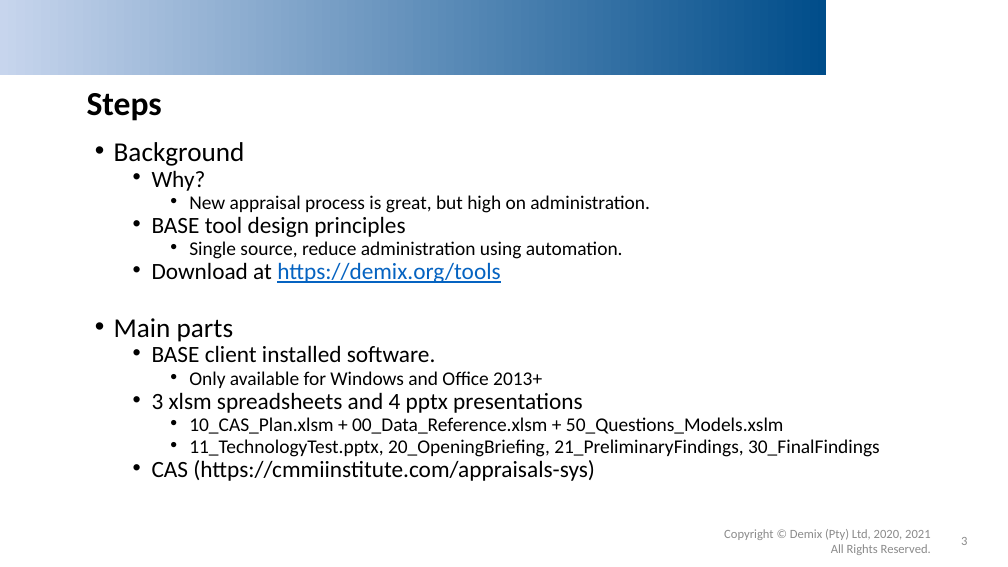
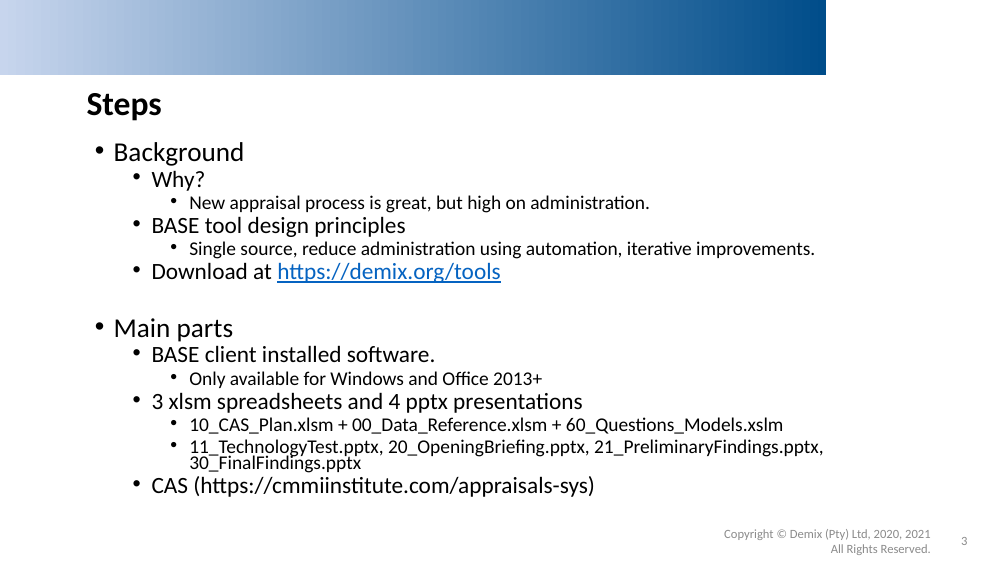
Before and after one commit to DemixTech/CMMITools, a slide deck: slide 3 of 05_IntergalacticSPIN.pptx. Drawn at 1008x567 pixels with LibreOffice and Linux fonts; fonts in the diff are those of the drawing; background and template pictures are left out. Boxes give left, top, right and bottom in pixels: in the first picture for what was removed or moved away, otherwise in the second. Text is boxed around its words. In the diff, an @@ line names an element or a change of style, - is before the commit and + after.

Commit message:
SPIN presentation updates

```diff
--- a/05_IntergalacticSPIN.pptx
+++ b/05_IntergalacticSPIN.pptx
@@ text at <box>189,241,815,259</box>: text changed @@
-    • Single source, reduce administration using automation.
+    • Single source, reduce administration using automation, iterative improvements.
@@ text at <box>189,417,824,473</box>: text changed @@
-    • 10_CAS_Plan.xlsm + 00_Data_Reference.xlsm + 50_Questions_Models.xslm
-    • 11_TechnologyTest.pptx, 20_OpeningBriefing, 21_PreliminaryFindings, 30_FinalFindings
+    • 10_CAS_Plan.xlsm + 00_Data_Reference.xlsm + 60_Questions_Models.xslm
+    • 11_TechnologyTest.pptx, 20_OpeningBriefing.pptx, 21_PreliminaryFindings.pptx, 30_FinalFindings.pptx
```
Also in this commit, not shown: 58 other files.
